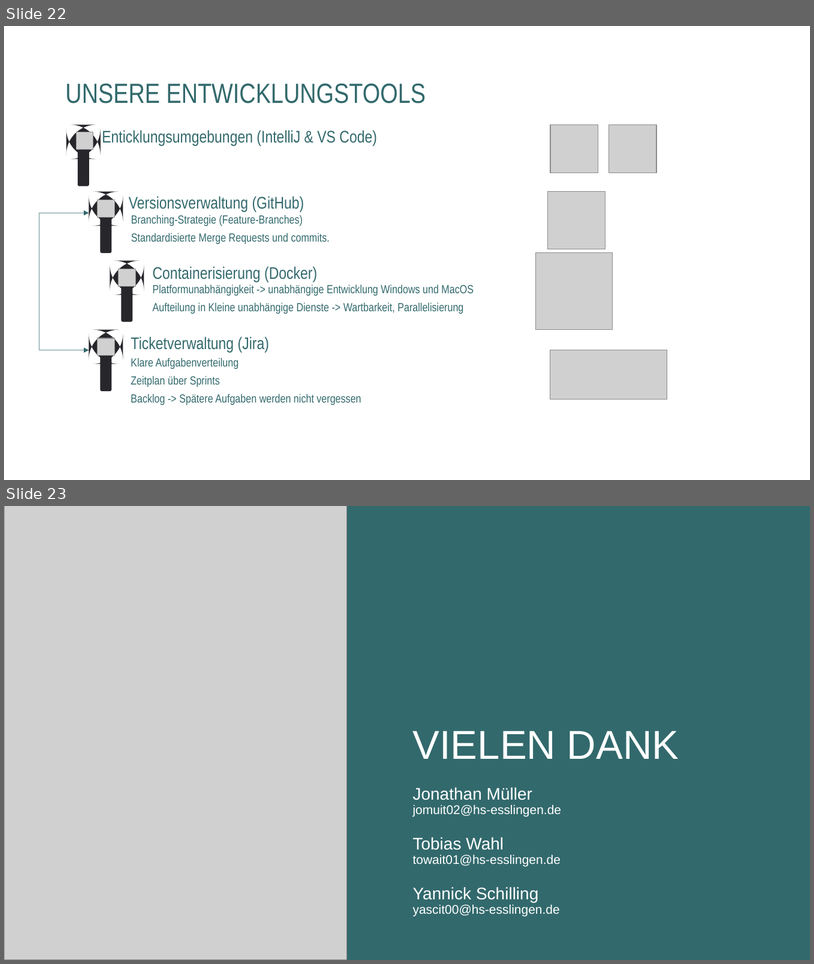
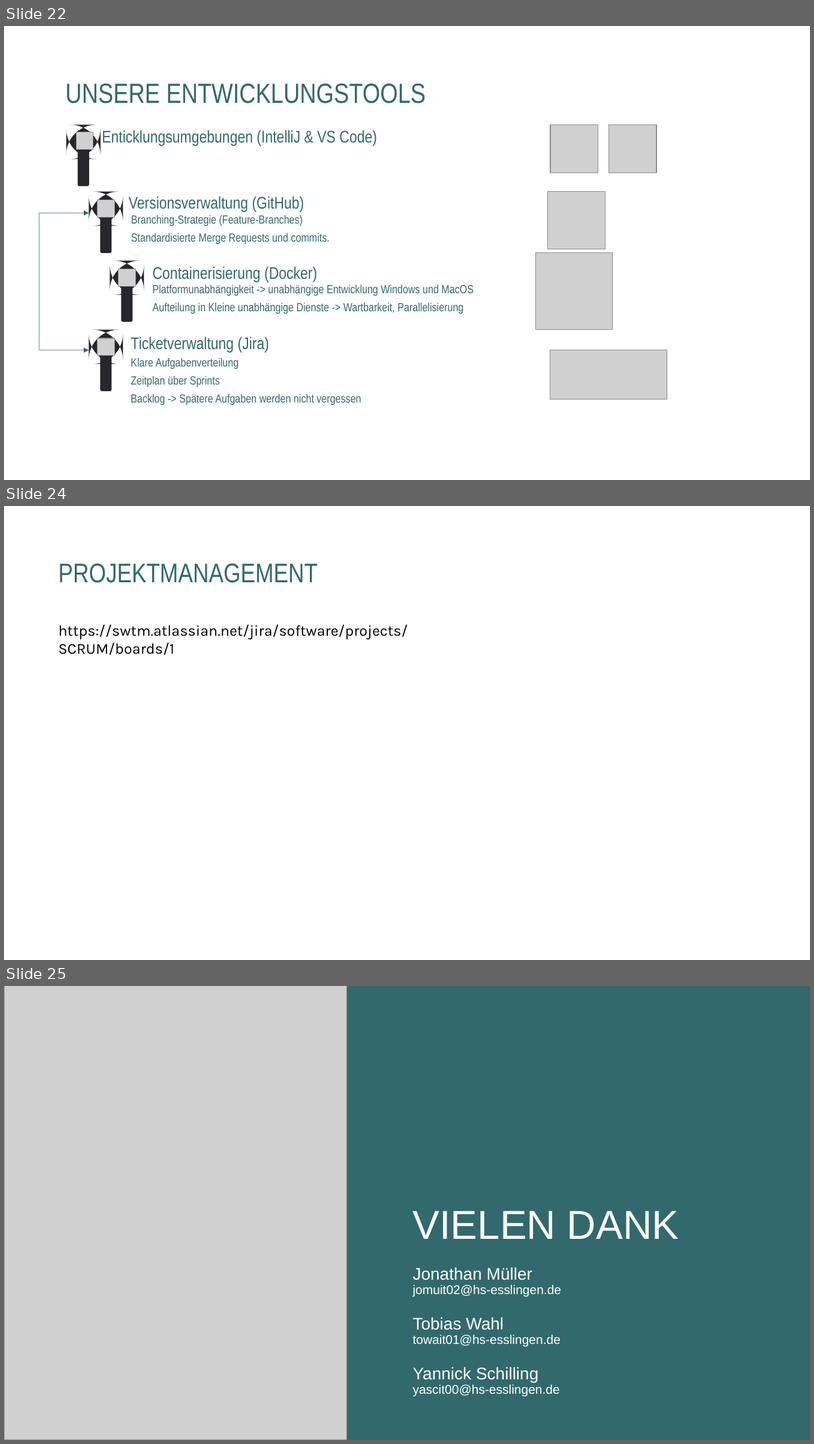
Before and after one commit to Fiusa21/eVisitenkarte, a slide deck: Zwischenpräsi.odp. Shown one above the other, each under a label of ours: slides 22 and 23 before the commit, slides 22, 24 and 25 after it; the slides between them are not shown. The pictures are 814x964 and 814x1444 pixels, drawn with LibreOffice and Linux fonts; fonts in the diff are those of the drawing; grey boxes stand for pictures; background and template pictures are left out. Boxes give left, top, right and bottom in pixels: in the first picture for what was removed or moved away, otherwise in the second. Text is boxed around its words. In the diff, an @@ line names an element or a change of style, - is before the commit and + after.

```diff
--- a/Zwischenpräsi.odp
+++ b/Zwischenpräsi.odp
@@ slide 24 added at (4,506,810,960), background #FFFFFF @@
@@ title added at (59,563,318,583), 32 pt, text #32696C @@
+PROJEKTMANAGEMENT
@@ text added at (59,624,408,655), 18 pt, text #000000 @@
+https://swtm.atlassian.net/jira/software/projects/SCRUM/boards/1
@@ what was slide 23 is now slide 25 @@
```
Also in this commit, not shown: 1 other slide added.
